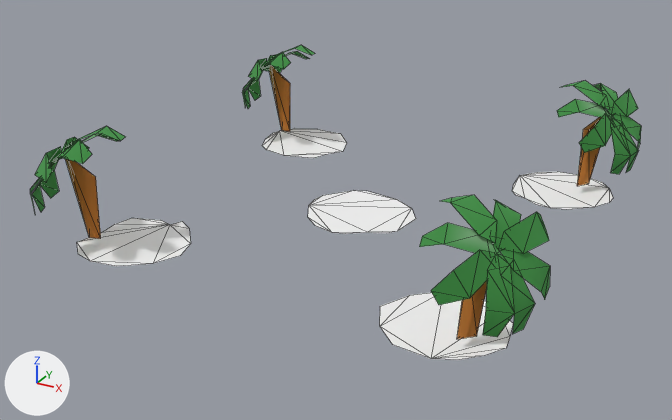
What one commit did to the glTF model assets/old_gods/map2.glb.
Before and after are seen from a 50 mm lens placed at (1.85, -3.61, 1.76), pointed at (-0.05, -0.15, 0.03). The lights are fixed; the arrows at lower left show +X, +Y and +Z. Mesh edges are drawn as thin lines. Where no turn or scale is listed for an object, it has been applied to the vertices. Vertices at the same position are counted once.
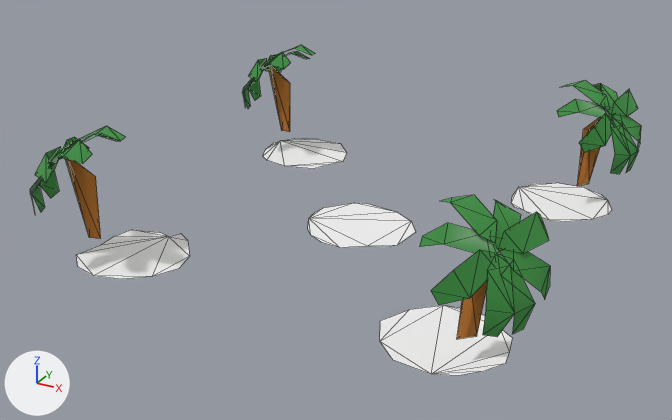
Boxes (x1, y1, x2, y2) around the edits, measured in the pictures (672 x 420 px; the box of a moved part takes in the faces that stretch with it):
'Cylinder.006', moved: before (380, 292, 513, 360); after (380, 305, 512, 376)
'Cylinder.005', reshaped, moved: before (77, 218, 191, 266); after (77, 230, 189, 279)
'Cylinder.009', reshaped, moved: before (308, 190, 416, 234); after (308, 203, 415, 248)
'Cylinder.007', moved: before (512, 172, 613, 210); after (511, 183, 612, 222)
'Cylinder.008', moved: before (262, 128, 347, 158); after (263, 138, 346, 169)
part 1 of me_cylinder_006, moved or reshaped: before (79, 218, 191, 263); after (77, 230, 189, 276)
part 2 of me_cylinder_006, moved or reshaped: before (77, 225, 170, 266); after (77, 237, 168, 279)

What changed in the scene script:
```text
Change me_cylinder_006:
    where me_cylinder_006.from_pydata(...)  # 14 vertices, 12 faces; spans x -0.207..0.278, y -0.25..0.255, z 0.081..0.123
    used by ob_cylinder_005; location = (-0.75, -0.75, -0.136)
    me_cylinder_006 part 1: all 12 vertices in x -0.207..0.278, y -0.222..0.255, z 0.081..0.123 are moved by (-0.012, 0.0, -0.1)
    me_cylinder_006 part 2: the 1 vertex in x -0.025, y -0.25, z 0.1 is moved by (0.012, -0.003, -0.1)
Change me_cylinder_007:
    where me_cylinder_007.from_pydata(...)  # 14 vertices, 12 faces; spans x -0.274..0.257, y -0.248..0.25, z 0.1
    used by ob_cylinder_006; location = (0.75, -0.75, -0.136)
    me_cylinder_007 part 3: the whole mesh is moved by (0.002, 0.001, -0.1)
Change me_cylinder_008:
    where me_cylinder_008.from_pydata(...)  # 16 vertices, 14 faces; spans x -0.246..0.258, y -0.25..0.247, z 0.1
    used by ob_cylinder_007; location = (0.75, 0.75, -0.136)
    me_cylinder_008 part 4: the whole mesh is moved by (-0.001, -0.003, -0.1)
Change me_cylinder_009:
    where me_cylinder_009.from_pydata(...)  # 13 vertices, 11 faces; spans x -0.243..0.27, y -0.251..0.23, z 0.1
    used by ob_cylinder_008; location = (-0.75, 0.75, -0.136)
    me_cylinder_009 part 5: the whole mesh is moved by (-0.004, 0.007, -0.1)
Change me_cylinder_010:
    used by ob_cylinder_009; location = (0.0, 0.0, -0.136)
    remove me_cylinder_010.from_pydata(...)  # 15 vertices, 13 faces; spans x -0.276..0.257, y -0.252..0.263, z 0.1
    add me_cylinder_010.from_pydata(...)  # 15 vertices, 13 faces; spans x -0.272..0.261, y -0.255..0.256, z 0.0
    me_cylinder_010 part 6: the whole mesh is rebuilt
Change ob_cylinder_005:
    ob_cylinder_005.location: (-0.75, -0.75, -0.136) -> (-0.75, -0.75, -0.101)
Change ob_cylinder_006:
    ob_cylinder_006.location: (0.75, -0.75, -0.136) -> (0.75, -0.75, -0.101)
Change ob_cylinder_007:
    ob_cylinder_007.location: (0.75, 0.75, -0.136) -> (0.751, 0.753, -0.101)
Change ob_cylinder_008:
    ob_cylinder_008.location: (-0.75, 0.75, -0.136) -> (-0.75, 0.75, -0.101)
Change ob_cylinder_009:
    ob_cylinder_009.location: (0.0, 0.0, -0.136) -> (0.0, 0.0, -0.101)
```
